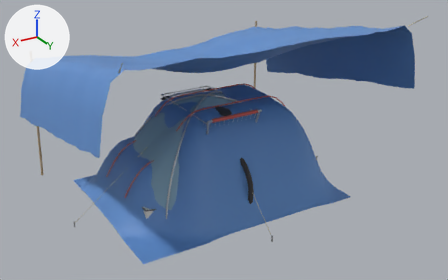
A saved change to the glTF model assets/models/encampment_kit.glb.
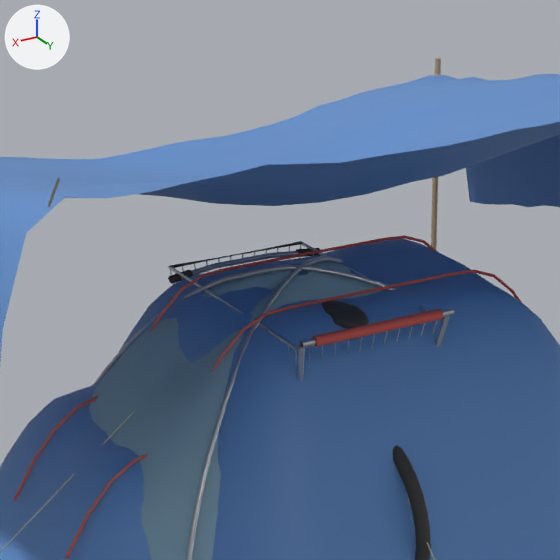
Each version appears first whole from a 50 mm lens placed at (2.96, 5.25, 3.18), pointed at (-0.05, 0.25, 0.67), and next in a close-up on the part from 23% to 67% of the width and 0% to 71% of the height. Lighting does not change. The marker at upper left points along +X, +Y and +Z. The first two pictures are the older version.

Names of what the first close-up shows: 'camp_bicycle', 'camp_cart', 'camp_tarp_canopy', 'camp_tarp_mound', 'camp_tent_dome'.
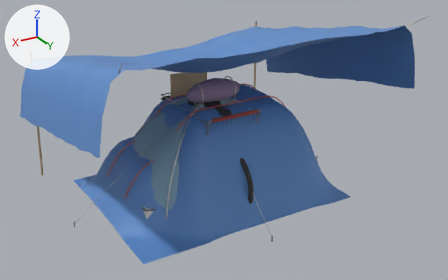
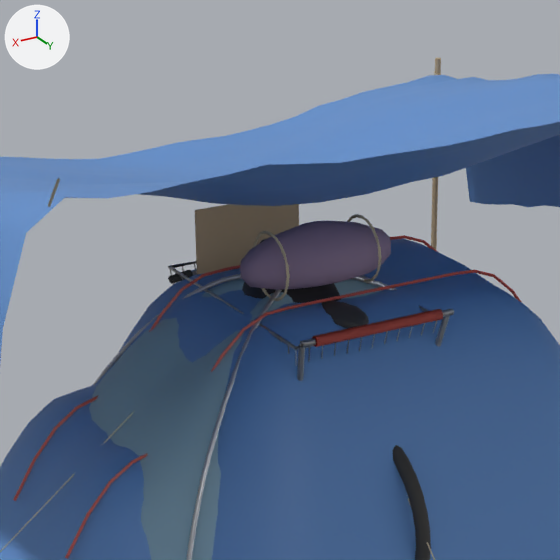
Boxes (x1, y1, x2, y2) around the edits, measured in the close-ups (560 x 560 px):
```json
{"object": "camp_loaded_cart", "change": "added", "after": [168, 204, 454, 381], "faces in mat_camp_quilt (greyish purple #9581a0)": [240, 221, 391, 290], "faces in mat_camp_cardboard (beige #c4ad90)": [195, 204, 299, 274], "faces in mat_camp_plastic (red #cb5950)": [312, 309, 443, 347], "faces in mat_camp_chrome (light grey #dadbdd)": [168, 261, 454, 381], "faces in mat_camp_sack (dark grey #303035)": [242, 239, 341, 303]}
{"object": "camp_cart", "change": "unchanged, covered by the edit", "before": [168, 241, 454, 381]}
```

The change, as JSON lines over the scene's bpy script:
```json
{"op": "add", "block": "mat_camp_sack", "code": ["mat_camp_sack = principled_material('camp_sack')", "mat_camp_sack.base_color = (0.03, 0.03, 0.035)  # dark grey #303035", "mat_camp_sack.roughness = 0.3"]}
{"op": "add", "block": "me_camp_loaded_cart", "code": ["me_camp_loaded_cart = bpy.data.meshes.new('camp_loaded_cart')", "me_camp_loaded_cart.from_pydata(...)  # 2774 vertices, 4640 faces; spans x -0.305..0.305, y -0.503..0.554, z 0.001..1.295", "# faces by material slot: [1152, 212, 768, 1920, 224, 320, 44]", "me_camp_loaded_cart.materials.append(mat_camp_chrome)  # light grey #dadbdd", "me_camp_loaded_cart.materials.append(mat_camp_plastic)  # red #cb5950", "me_camp_loaded_cart.materials.append(mat_camp_rubber)  # dark grey #3f3f3f", "me_camp_loaded_cart.materials.append(mat_camp_sack)  # dark grey #303035", "me_camp_loaded_cart.materials.append(mat_camp_quilt)  # greyish purple #9581a0", "me_camp_loaded_cart.materials.append(mat_camp_rope)  # beige #cec4aa", "me_camp_loaded_cart.materials.append(mat_camp_cardboard)  # beige #c4ad90"]}
{"op": "add", "block": "ob_camp_loaded_cart", "code": ["ob_camp_loaded_cart = bpy.data.objects.new('camp_loaded_cart', me_camp_loaded_cart)", "ob_camp_loaded_cart.location = (0.0, 0.0, 0.0)"]}
```
